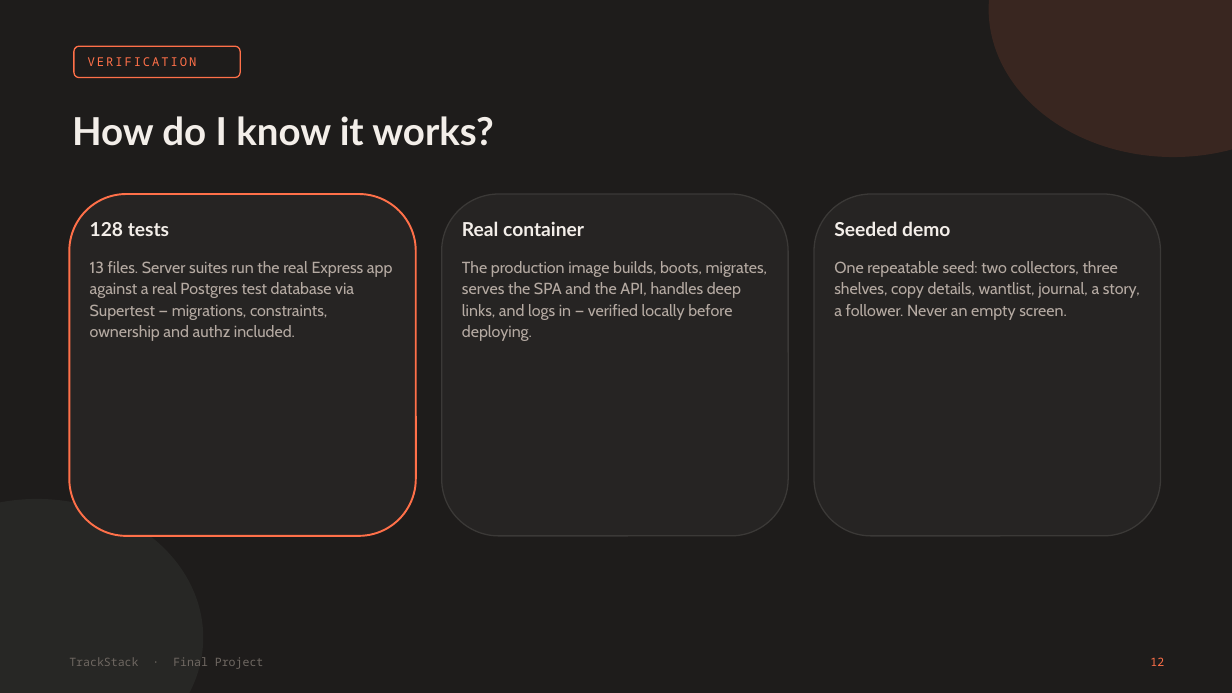
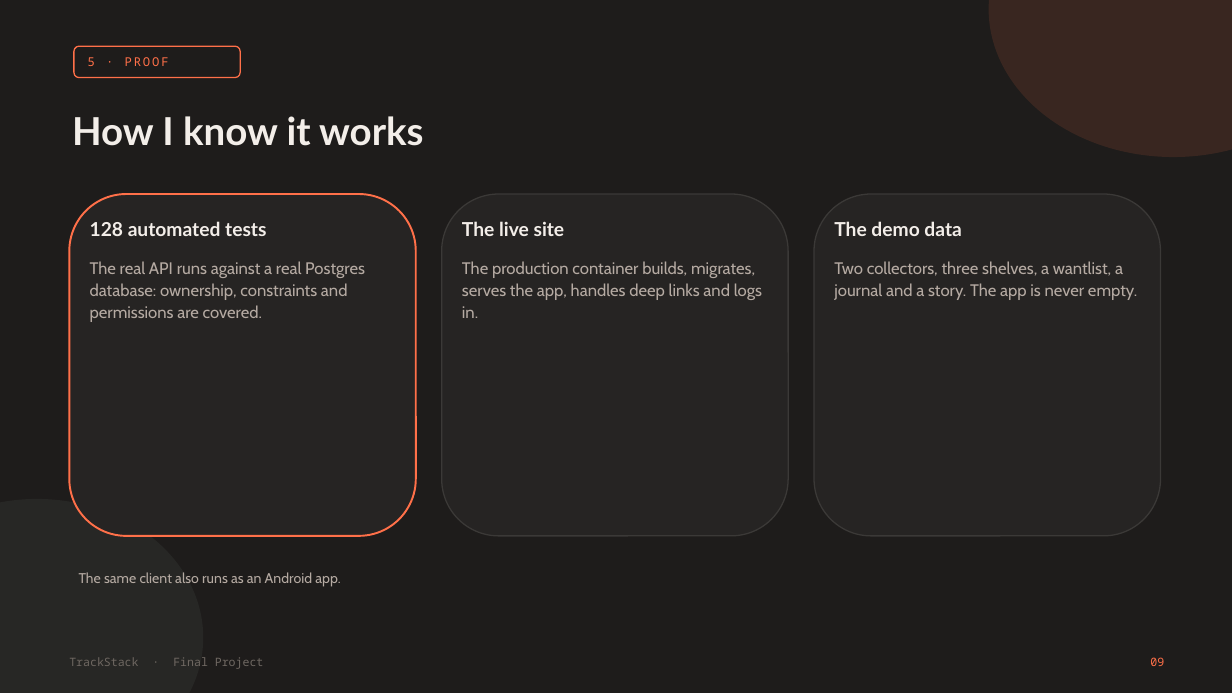
Before and after one commit to josephgreville/trackstack-v2, a slide deck: slide 9 of docs/presentation/TrackStack-Presentation.pptx (slide 12 before the commit). Drawn at 1232x693 pixels with LibreOffice and Linux fonts; fonts in the diff are those of the drawing. Boxes give left, top, right and bottom in pixels: in the first picture for what was removed or moved away, otherwise in the second. Text is boxed around its words. In the diff, an @@ line names an element or a change of style, - is before the commit and + after.

Commit message:
docs: simplify the presentation story

```diff
--- a/docs/presentation/TrackStack-Presentation.pptx
+++ b/docs/presentation/TrackStack-Presentation.pptx
@@ text at box(88, 57, 169, 66): text changed @@
-VERIFICATION
+5 · PROOF
@@ text at box(72, 116, 423, 146): text changed @@
-How do I know it works?
+How I know it works
@@ text at box(90, 221, 266, 236): text changed @@
-128 tests
+128 automated tests
@@ text at box(462, 221, 565, 236): text changed @@
-Real container
+The live site
@@ text at box(834, 221, 961, 236): text changed @@
-Seeded demo
+The demo data
@@ text at box(90, 261, 365, 322): text changed; size 12.5 to 13 pt @@
-13 files. Server suites run the real Express app against a real Postgres test database via Supertest — migrations, constraints, ownership and authz included.
+The real API runs against a real Postgres database: ownership, constraints and permissions are covered.
@@ text at box(462, 261, 762, 318): text changed; size 12.5 to 13 pt @@
-The production image builds, boots, migrates, serves the SPA and the API, handles deep links, and logs in — verified locally before deploying.
+The production container builds, migrates, serves the app, handles deep links and logs in.
@@ text at box(834, 261, 1137, 300): text changed; size 12.5 to 13 pt @@
-One repeatable seed: two collectors, three shelves, copy details, wantlist, journal, a story, a follower. Never an empty screen.
+Two collectors, three shelves, a wantlist, a journal and a story. The app is never empty.
@@ text added at box(79, 572, 340, 586), 11 pt, text #B5AAA2 @@
+The same client also runs as an Android app.
@@ text at box(1150, 657, 1164, 666): text changed @@
-12
+09
```
Also in this commit, not shown: 7 other slides changed, 3 slides added, 6 slides removed, 11 other files.
